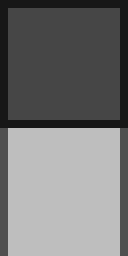
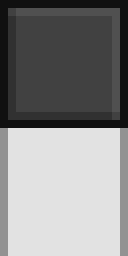
Comparing the layer stacks of the two 128px x 256px images. Changes:
"ceiling": opacity 85% → 90%, painted on it over [0, 0, 128, 128]
"wall": opacity 49% → 71%, painted on it over [0, 128, 128, 256]
